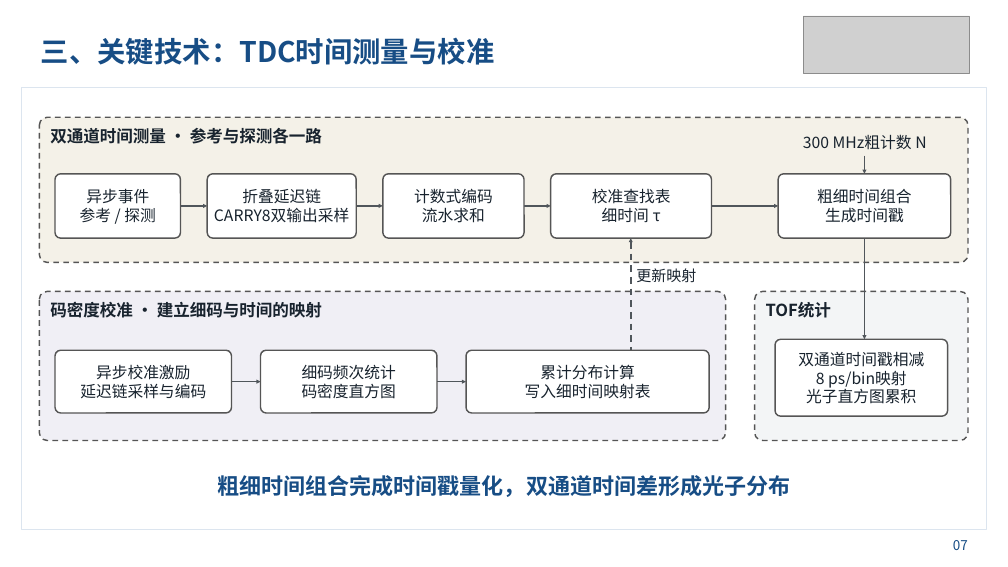
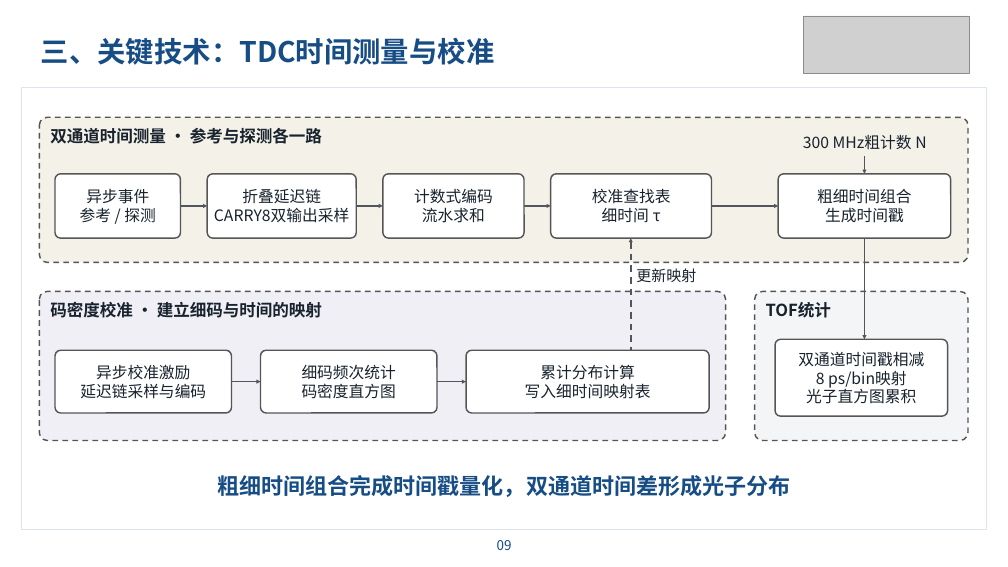
Before and after one commit to MIEMIE-mio-233/Photon-Material-Lab-FPGA-Based-Single-Photon-Material-Recognition, a slide deck: slide 10 of report/presentation.pptx (slide 7 before the commit). Drawn at 1008x567 pixels with LibreOffice and Linux fonts; fonts in the diff are those of the drawing; grey boxes stand for pictures; background and template pictures are left out. Boxes give left, top, right and bottom in pixels: in the first picture for what was removed or moved away, otherwise in the second. Text is boxed around its words. In the diff, an @@ line names an element or a change of style, - is before the commit and + after.

```diff
--- a/report/presentation.pptx
+++ b/report/presentation.pptx
@@ text added at (497, 540, 512, 550), 12.8 pt, text #174D85 @@
+09
@@ text removed at (953, 540, 968, 550) @@
-07
```
Also in this commit, not shown: 8 other slides changed, 4 slides added, 2 slides removed, 1 other file.
